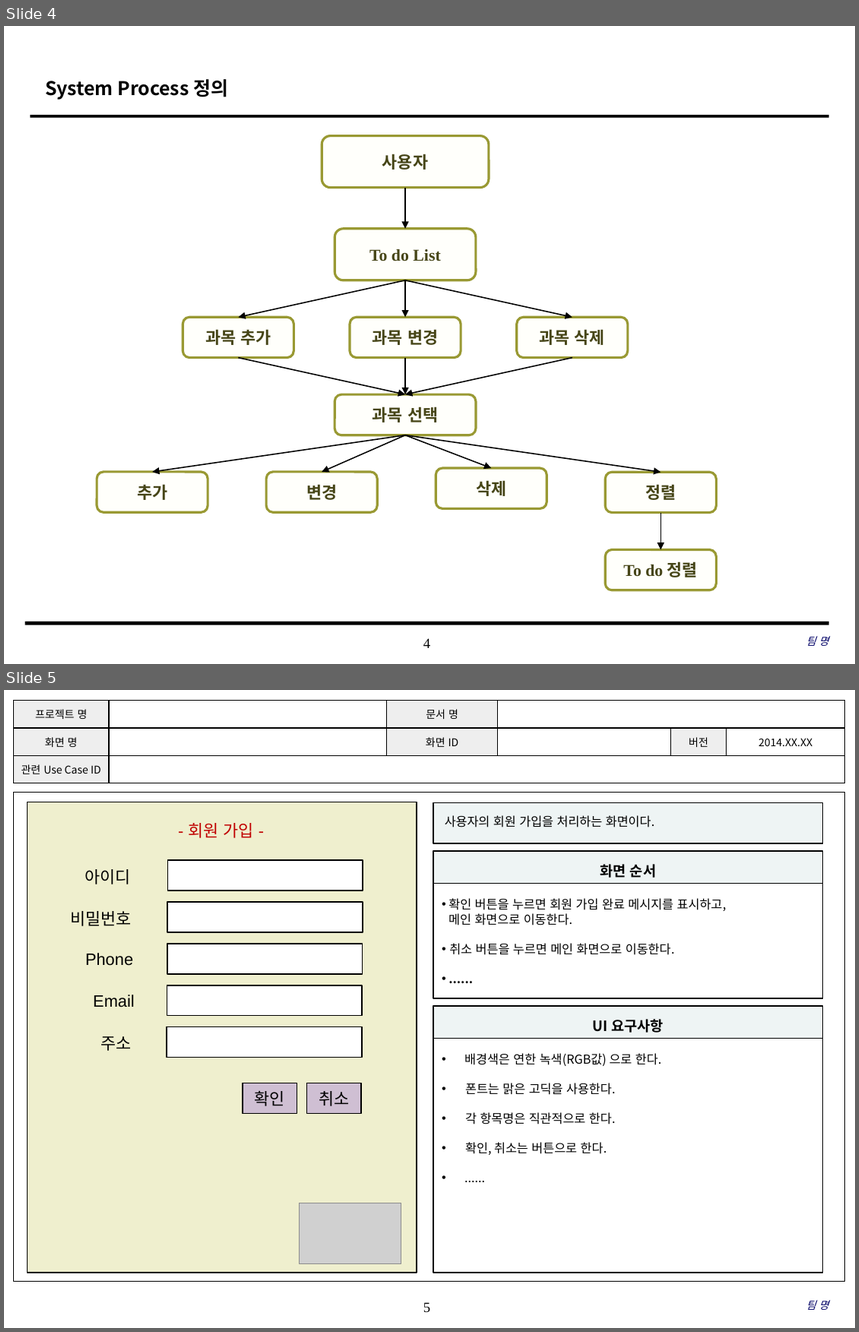
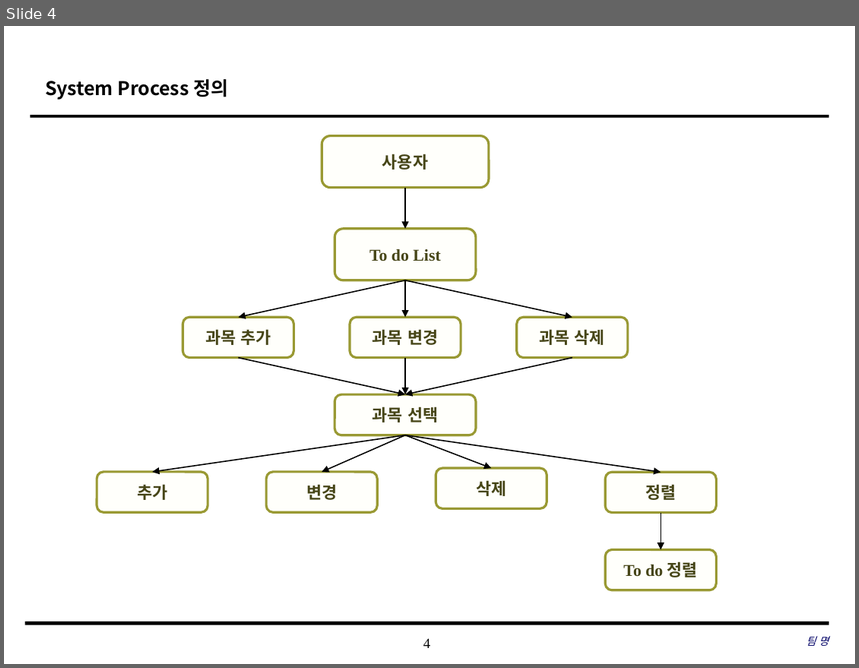
Before and after one commit to SE-admin/7, a slide deck: doc/3_ 설계서/UI Design Template.pptx. Shown one above the other, each under a label of ours: slides 4 and 5 before the commit, slide 4 after it. The pictures are 859x1332 and 859x668 pixels, drawn with LibreOffice and Linux fonts; fonts in the diff are those of the drawing; grey boxes stand for pictures; background and template pictures are left out. Boxes give left, top, right and bottom in pixels: in the first picture for what was removed or moved away, otherwise in the second. Text is boxed around its words. In the diff, an @@ line names an element or a change of style, - is before the commit and + after.

```diff
--- a/doc/3_ 설계서/UI Design Template.pptx
+++ b/doc/3_ 설계서/UI Design Template.pptx
@@ slide 5 removed at [4,690,855,1328], background #FFFFFF; not listed: 1 template element that a slide beside it also shows @@
@@ table removed at [13,700,844,783], 3 rows, 6 columns @@
-프로젝트 명 |  | 문서 명 |  |  | 
-화면 명 |  | 화면 ID |  | 버전 | 2014.XX.XX
-관련 Use Case ID |  |  |  |  | 
@@ rectangle removed at [13,792,845,1281] @@
@@ rectangle removed at [434,802,824,844] @@
-사용자의 회원 가입을 처리하는 화면이다.
@@ rectangle removed at [434,851,824,883] @@
-화면 순서
@@ rectangle removed at [434,883,824,998] @@
-• 확인 버튼을 누르면 회원 가입 완료 메시지를 표시하고,
-메인 화면으로 이동한다.
-• 취소 버튼을 누르면 메인 화면으로 이동한다.
-• ......
@@ rectangle removed at [434,1006,824,1038] @@
-UI 요구사항
@@ rectangle removed at [434,1038,824,1273] @@
-• 배경색은 연한 녹색(RGB값) 으로 한다.
-• 폰트는 맑은 고딕을 사용한다.
-• 각 항목명은 직관적으로 한다.
-• 확인, 취소는 버튼으로 한다.
-• ......
@@ group removed at [27,802,417,1273]: 8 rectangles, 6 texts, 1 picture @@
-확인
-- 회원 가입 -
-아이디
-비밀번호
-Phone
-Email
-주소
-취소
@@ text removed at [807,1301,829,1310] @@
-팀 명
```
Also in this commit, not shown: 2 slides changed, 13 slides added.
